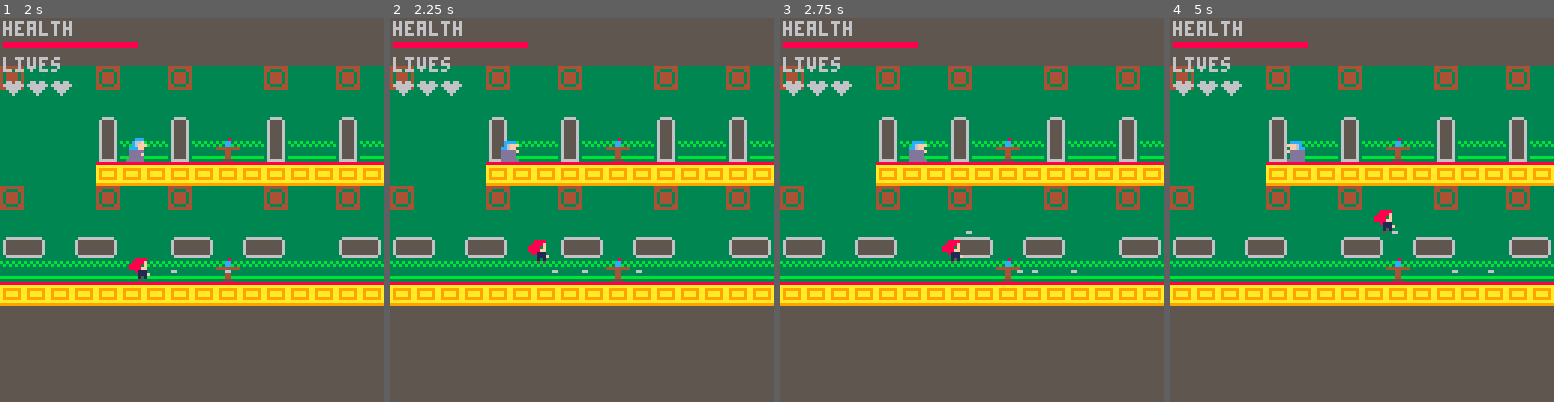
Above: before the commit, frames 1-4 (left to right).
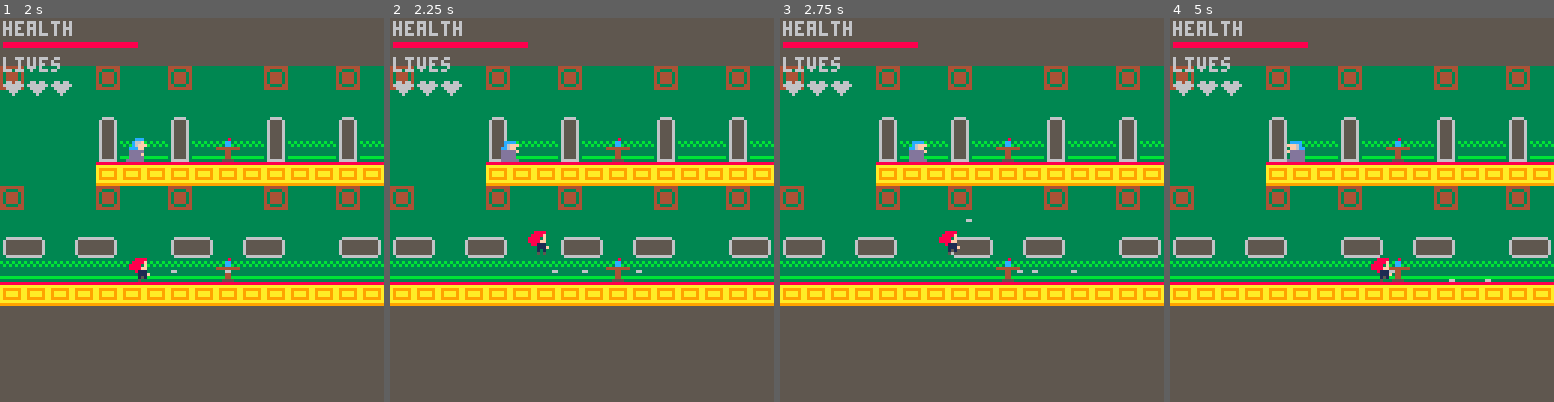
Above: after the commit, the same moments.

Repository: hggorel/Off-The-Rails
Game: PICO-8 cartridge offtherails.p8
The game is run twice, just before and just after one commit, with the same random seed, the same clock (stepped at 60 frames per second) and the same inputs.
Inputs:
- Up to frame 1 (2 s): tap O (Z key) at 0.7, 1.7 s; hold Right from 1.6 s (still down)
- Up to frame 2 (2.25 s): release Right at 2.1 s; tap O (Z key) at 2.1 s; hold Up from 2.15 s (still down)
- Up to frame 3 (2.75 s): release Up at 2.42 s; hold Right from 2.47 s (still down); tap O (Z key) at 2.5 s
- Up to frame 4 (5 s): tap O (Z key) every 0.4 s from 2.9 to 4.9 s; release Right at 3.03 s; hold Left 3.08-3.58 s; hold Right 4.02-4.68 s; hold Up from 4.73 s (still down)

Frame 1 is identical in both runs. In frame 2, 0.3% of the frame differs, in the area x 35-42%, y 55-65%; in frame 3, 0.3%; in frame 4, 0.5%, in the area x 52-85%, y 50-69%.

Commit message:
gravity works while running

Diff:
--- a/offtherails.p8
+++ b/offtherails.p8
@@ -29,8 +29,14 @@
 		y = 64,
 		flipx=false,
 		ydiff=0,
-		jump_height=0,
-		jump_allowed=true
+		--jump_height=0,
+		--jump_allowed=true
+		is_standing = true,
+		is_blocked_right = false,
+		is_blocked_left = false,
+		dy=0.0,
+		dx=0.0,
+		gravity=0.3
 	}
 
 	--actors (enemies) table
@@ -158,10 +164,109 @@
 	end
 end
 
-function _update()
+function move_player()
 
 	local allowance=28
 	local speed=1
+
+	local tile_below_character = mget(player.x / 8, (player.y + 8) / 8)
+ local tile_below_character_collidable = fget(tile_below_character, 0)
+
+	local tile_right_character = mget((player.x +8)/8, player.y/8)
+	local tile_right_collidable = fget(tile_right_character, 0)
+
+	local tile_left_character = mget((player.x)/8, player.y/8)
+	local tile_left_collidable = fget(tile_left_character, 0)
+
+ if (tile_below_character_collidable) then
+ 	player.is_standing = true
+  player.dy = 0
+ else
+ 	player.is_standing = false
+ 	player.dy-=player.gravity
+ end
+
+ if (tile_right_collidable) then
+		player.is_blocked_right = true
+	else
+		player.is_blocked_right = false
+	end
+
+	if (tile_left_collidable) then
+		player.is_blocked_left = true
+	else
+		player.is_blocked_left = false
+	end
+ if btnp(2) and player.is_standing then
+  player.dy = 3
+  player.is_standing = false
+ end
+ -- moving player based on input
+	if btn(0) and not(player.is_blocked_left) then
+		player.flipx=false
+		if player.x>0 then
+			player.x-=1
+		end
+		player.sprite=1+player.movecount
+
+		if(player.x-camx<(64-allowance)) then
+			if camx<=0 then
+				camx=0
+			else
+				camx-=speed
+			end
+		end
+
+	end
+	if btn(1) and not(player.is_blocked_right) then
+		player.flipx=true
+		if player.x<240 then
+			player.x+=1
+		end
+		player.sprite =1+player.movecount
+		--map_x-=map_speed
+		if (player.x-camx>(64+allowance)) then
+			if camx<=120 then
+				camx+=speed
+			end
+		end
+	end
+	--if btn(2) and player.jump_allowed == true then
+ --	player.y-=3
+ -- player.ydiff+=3
+ -- player.jump_height +=3
+ -- if(player.jump_height > 70) then
+ -- 	player.jump_allowed = false
+ -- end
+ -- if(player.ydiff == 0 and player.jump_allowed == false) then
+ --  player.jump_allowed = true
+ --  player.jump_height = 0
+	--	end
+ --end
+
+ -- make dy negative because positive dy moves character downward
+ player.y += (-1 * player.dy)
+
+ --if (not player.is_standing) then
+ -- player.dy -= player.gravity
+ --end
+ -- player.dy *= player.gravity
+
+
+	if btnp(4) then
+		fire()
+	end
+
+	-- switching to see animation
+	if player.movecount==3 then
+		player.movecount=1
+	end
+	if player.movecount<3 then
+		player.movecount+=1
+	end
+end
+
+function _update()
 
 	-- moving all of the bullets
 	for b in all(bullets) do
@@ -184,58 +289,7 @@
 		camx=130
 	end
 
-	-- moving player based on input
-	if btn(0) then
-		player.flipx=false
-		if player.x>0 then
-			player.x-=1
-		end
-		player.sprite=1+player.movecount
-
-		if(player.x-camx<(64-allowance)) then
-			if camx<=0 then
-				camx=0
-			else
-				camx-=speed
-			end
-		end
-	end
-	if btn(1) then
-		player.flipx=true
-		if player.x<240 then
-			player.x+=1
-		end
-		player.sprite =1+player.movecount
-		--map_x-=map_speed
-		if (player.x-camx>(64+allowance)) then
-			if camx<=120 then
-				camx+=speed
-			end
-		end
-	end
-	if btn(2) and player.jump_allowed == true then
- 	player.y-=3
-  player.ydiff+=3
-  player.jump_height +=3
-  if(player.jump_height > 70) then
-  	player.jump_allowed = false
-  end
-  if(player.ydiff == 0 and player.jump_allowed == false) then
-   player.jump_allowed = true
-   player.jump_height = 0
-		end
- end
-	if btnp(4) then
-		fire()
-	end
-
-	-- switching to see animation
-	if player.movecount==3 then
-		player.movecount=1
-	end
-	if player.movecount<3 then
-		player.movecount+=1
-	end
+	move_player()
 
 	moving_soldier()
 
@@ -280,7 +334,7 @@
 	end
 
 	if player.ydiff==0 then
-		player.jump_allowed=true
+	 player.jump_allowed=true
 		player.jump_height=0
 	end
 end
